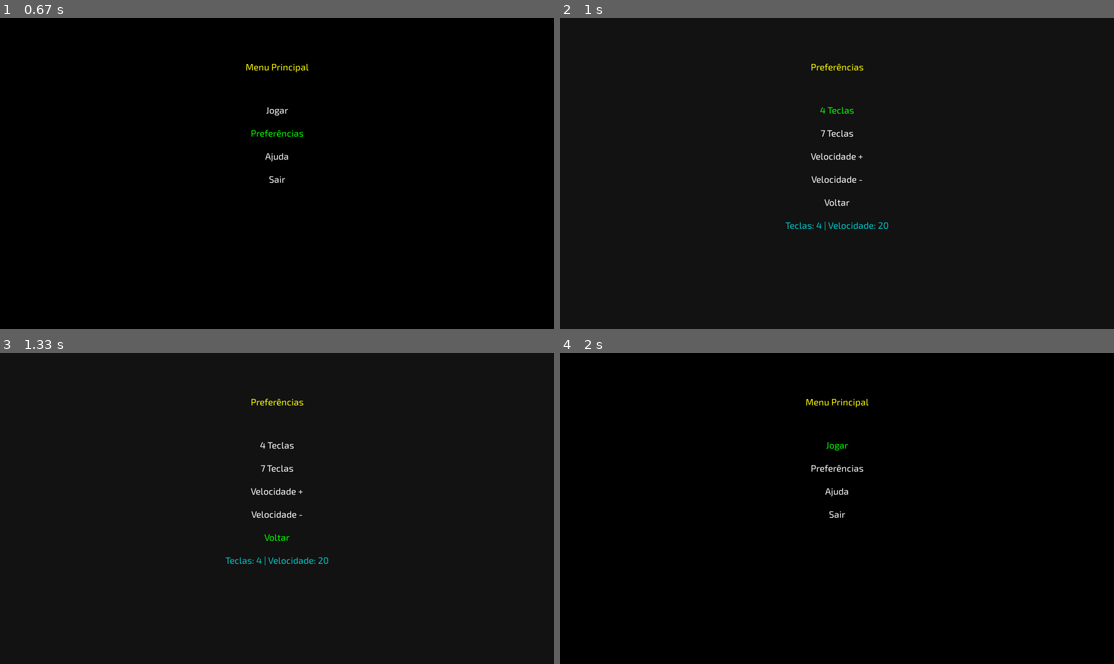
Above: before the commit, frames 1-4 (two rows, left to right).
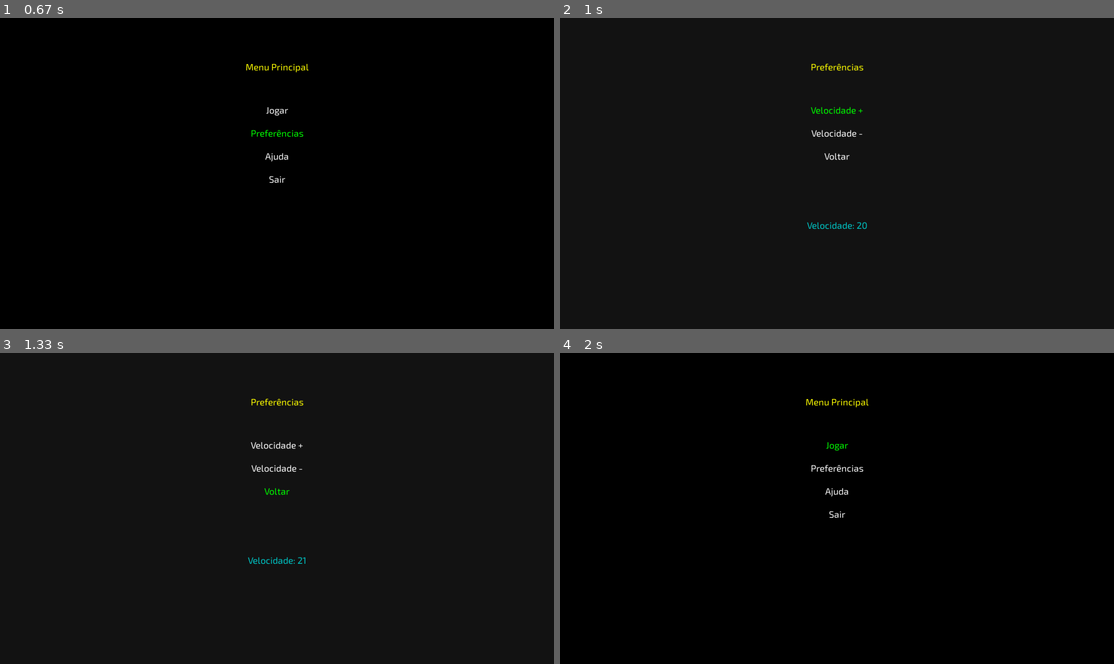
Above: after the commit, the same moments.

Repository: MineGandz/jogo-de-ritmo-pygame-projeto3
Game: pygame game, started from main.py
The game is run twice, just before and just after one commit, with the same random seed, the same clock (stepped at 60 frames per second) and the same inputs.
Inputs:
- Up to frame 1 (0.67 s): hold Down from 0.33 s (still down)
- Up to frame 2 (1 s): release Down at 0.8 s; tap Enter at 0.83 s
- Up to frame 3 (1.33 s): hold Enter from 1.17 s (still down); hold Up from 1.17 s (still down)
- Up to frame 4 (2 s): release Enter at 1.53 s; release Up at 1.53 s; tap Enter at 1.57 s; hold Up from 1.9 s (still down)

Frame 1 is identical in both runs. In frame 2, 0.7% of the frame differs, in the area x 40-60%, y 28-69%; in frame 3, 0.7%; in frame 4, nothing differs.

Commit message:
Tirando opção de 7 teclas

Diff:
--- a/jogar.py
+++ b/jogar.py
@@ -1,7 +1,7 @@
 import pygame
 import os
 
-def rodando(screen, clock, num_teclas, velocidade):
+def rodando(screen, clock, velocidade):
     # diretório dos assets do jogo
     ASSETS_DIR = os.path.join(os.path.dirname(__file__), "assets")
 
--- a/main.py
+++ b/main.py
@@ -21,7 +21,6 @@
 selected_index = 0
 
 # variáveis globais de configuração
-num_teclas = 4
 velocidade = 20 # padrão
 dificuldade = "Iniciante"
 
@@ -61,9 +60,9 @@
             elif event.key == pygame.K_RETURN:
                 chosen = menu_options[selected_index]
                 if chosen == "Jogar":
-                    rodando(screen, clock, num_teclas, velocidade)
+                    rodando(screen, clock, velocidade)
                 elif chosen == "Preferências":
-                    preferencias(screen, clock, font, num_teclas, velocidade)
+                    preferencias(screen, clock, font, velocidade)
                 elif chosen == "Ajuda":
                     #add dps
                     pass
--- a/opções.py
+++ b/opções.py
@@ -1,8 +1,8 @@
 import pygame
 import sys
 
-def preferencias(screen, clock, font, num_teclas, velocidade):
-    pref_options = ["4 Teclas", "7 Teclas", "Velocidade +", "Velocidade -", "Voltar"]
+def preferencias(screen, clock, font, velocidade):
+    pref_options = ["Velocidade +", "Velocidade -", "Voltar"]
     pref_index = 0
     running_pref = True
 
@@ -20,7 +20,7 @@
             screen.blit(text_surface, (screen.get_width()//2 - text_surface.get_width()//2, 300 + i*80))
 
         # mostrar valores atuais
-        status_surface = font.render(f"Teclas: {num_teclas} | Velocidade: {velocidade}", True, (0,200,200))
+        status_surface = font.render(f"Velocidade: {velocidade}", True, (0,200,200))
         screen.blit(status_surface, (screen.get_width()//2 - status_surface.get_width()//2, 700))
 
         pygame.display.flip()
@@ -36,11 +36,7 @@
                     pref_index = (pref_index + 1) % len(pref_options)
                 elif event.key == pygame.K_RETURN:
                     chosen = pref_options[pref_index]
-                    if chosen == "4 Teclas":
-                        num_teclas = 4
-                    elif chosen == "7 Teclas":
-                        num_teclas = 7
-                    elif chosen == "Velocidade +":
+                    if chosen == "Velocidade +":
                         velocidade += 1
                     elif chosen == "Velocidade -":
                         if velocidade > 1:
@@ -49,4 +45,4 @@
                         running_pref = False
 
         clock.tick(60)
-    return num_teclas, velocidade
+    return velocidade
